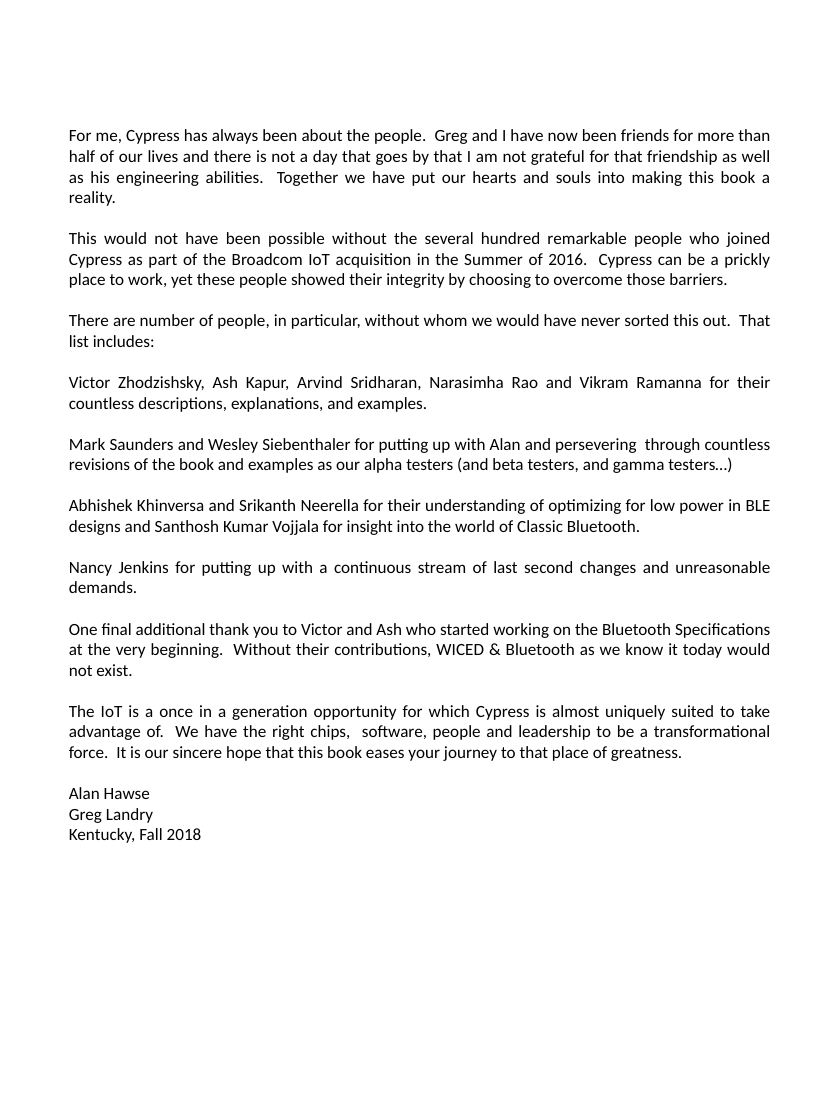
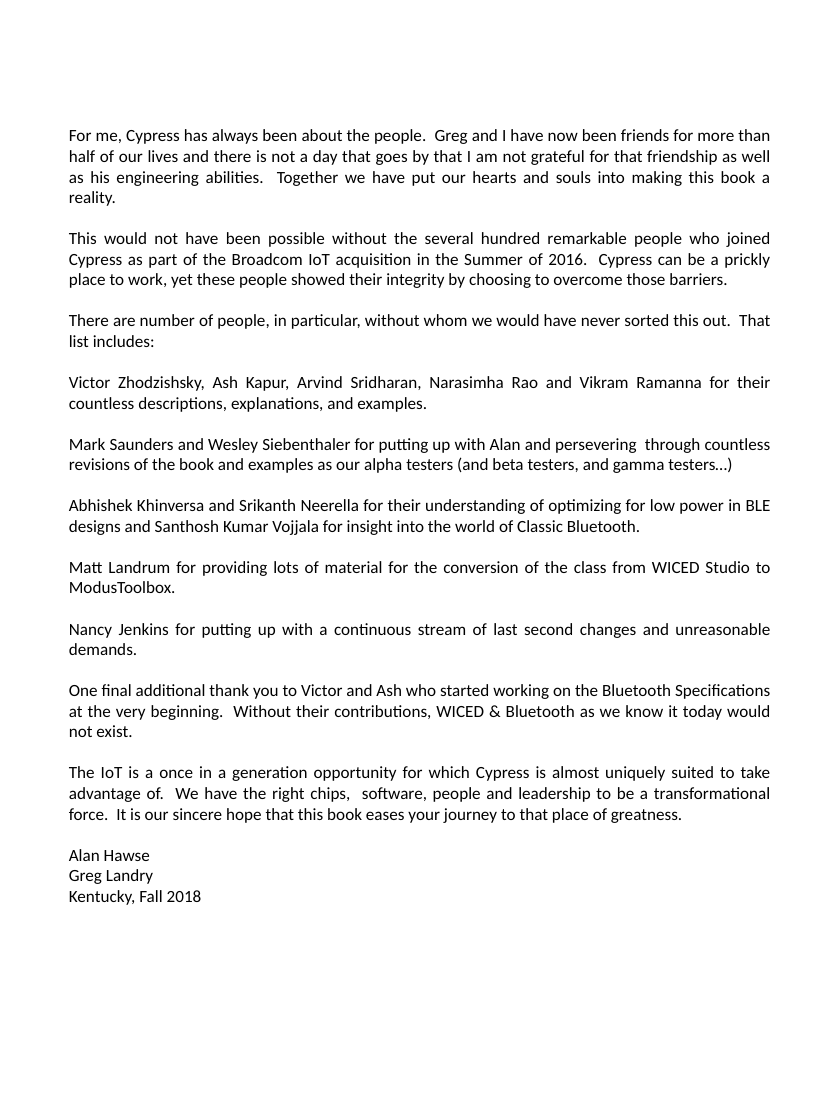
Before and after one commit to iotexpert/WBT101, a slide deck: slide 2 of labmanual/English/WBT101-Binder-Cover.pptx. Drawn at 840x1120 pixels with LibreOffice and Linux fonts; fonts in the diff are those of the drawing. Boxes give left, top, right and bottom in pixels: in the first picture for what was removed or moved away, otherwise in the second. Text is boxed around its words. In the diff, an @@ line names an element or a change of style, - is before the commit and + after.

```diff
--- a/labmanual/English/WBT101-Binder-Cover.pptx
+++ b/labmanual/English/WBT101-Binder-Cover.pptx
@@ text at (69, 561, 771, 593): paragraph added @@
+Matt Landrum for providing lots of material for the conversion of the class from WICED Studio to ModusToolbox.
```
Also in this commit, not shown: 4 other files.
